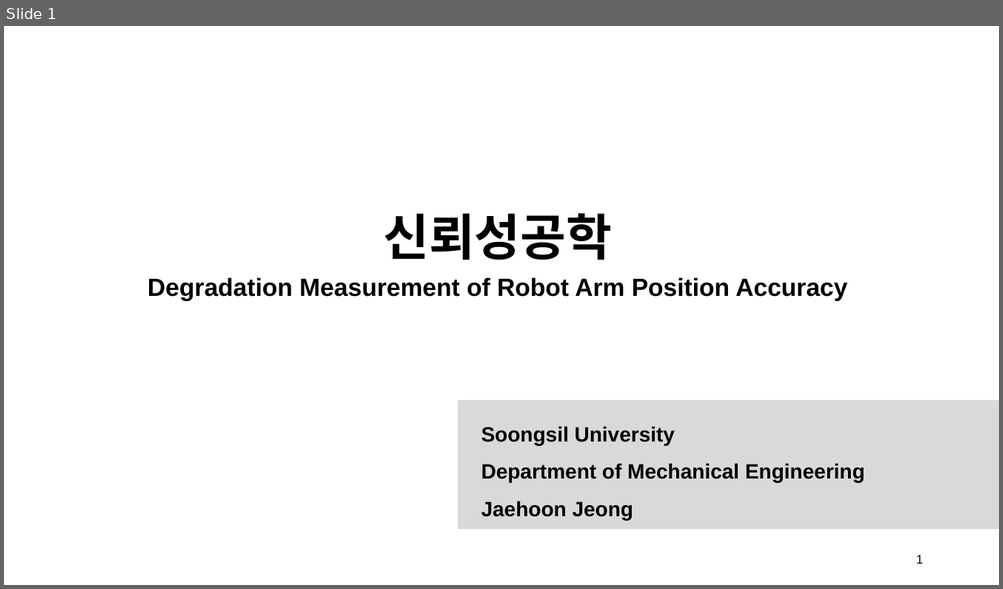
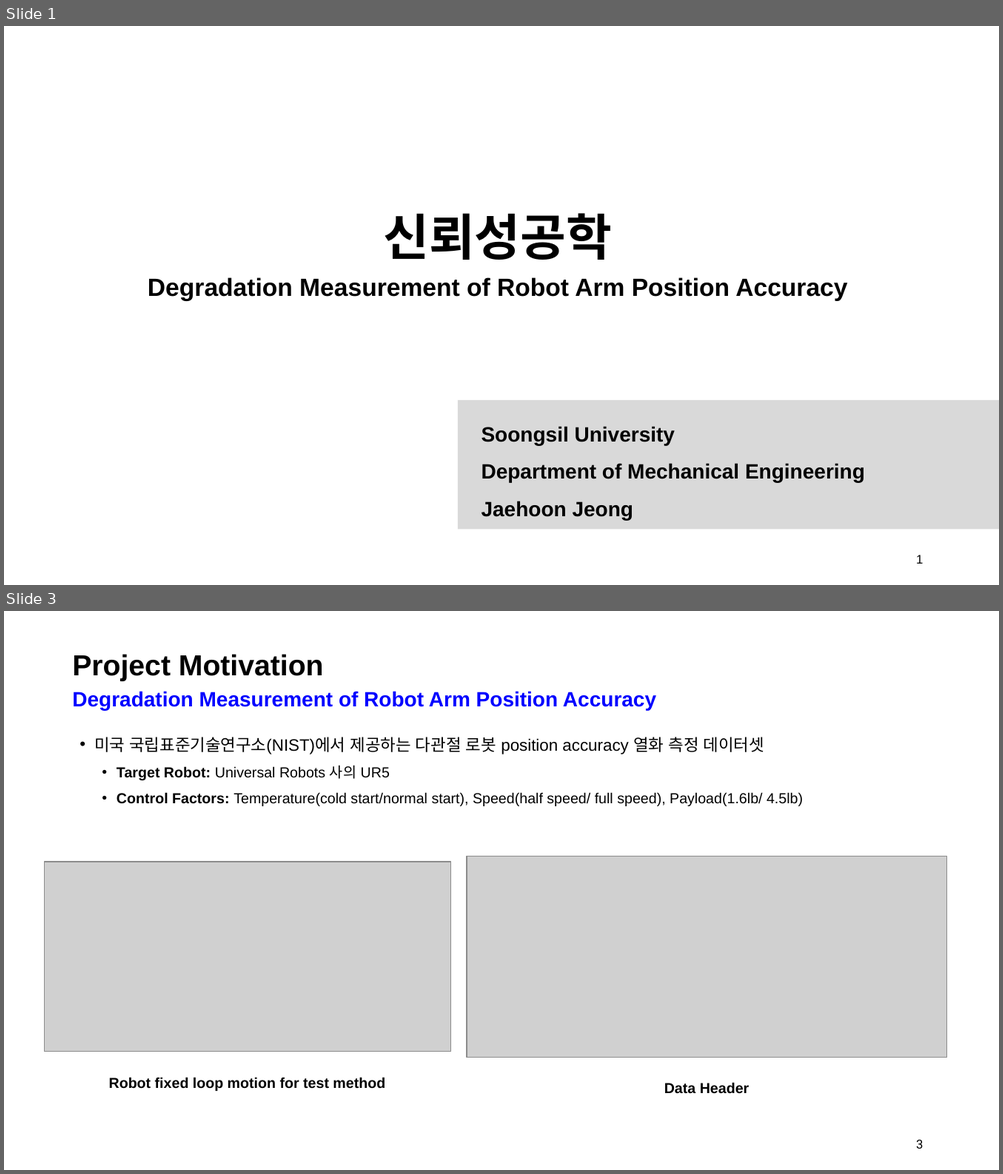
Before and after one commit to hoon001218/reliability_final_project, a slide deck: final_project.pptx. Shown one above the other, each under a label of ours: slide 1 before the commit, slides 1 and 3 after it; the slides between them are not shown. The pictures are 1003x589 and 1003x1174 pixels, drawn with LibreOffice and Linux fonts; fonts in the diff are those of the drawing; grey boxes stand for pictures; background and template pictures are left out. Boxes give left, top, right and bottom in pixels: in the first picture for what was removed or moved away, otherwise in the second. Text is boxed around its words. In the diff, an @@ line names an element or a change of style, - is before the commit and + after.

```diff
--- a/final_project.pptx
+++ b/final_project.pptx
@@ slide 3 added at box(4, 611, 999, 1170), background #FFFFFF @@
@@ title added at box(72, 654, 324, 681), 28 pt, text #000000, bold @@
+Project Motivation
@@ text added at box(72, 691, 656, 710), 20 pt, text #0000FF, bold @@
+Degradation Measurement of Robot Arm Position Accuracy
@@ text added at box(94, 737, 802, 806), 14 pt, text #000000 @@
+• 미국 국립표준기술연구소(NIST)에서 제공하는 다관절 로봇 position accuracy 열화 측정 데이터셋
+  • Target Robot: Universal Robots 사의 UR5
+  • Control Factors: Temperature(cold start/normal start), Speed(half speed/ full speed), Payload(1.6lb/ 4.5lb)
@@ picture added at box(44, 862, 450, 1052) @@
@@ picture added at box(466, 857, 946, 1057) @@
@@ text added at box(109, 1077, 385, 1091), 14 pt, text #000000, bold @@
+Robot fixed loop motion for test method
@@ text added at box(664, 1082, 749, 1094), 14 pt, text #000000, bold @@
+Data Header
@@ page number added at box(916, 1140, 922, 1149), 12 pt, text #000000 @@
+3
```
Also in this commit, not shown: 1 slide changed, 7 other slides added, 3 slides removed, 30 other files.
